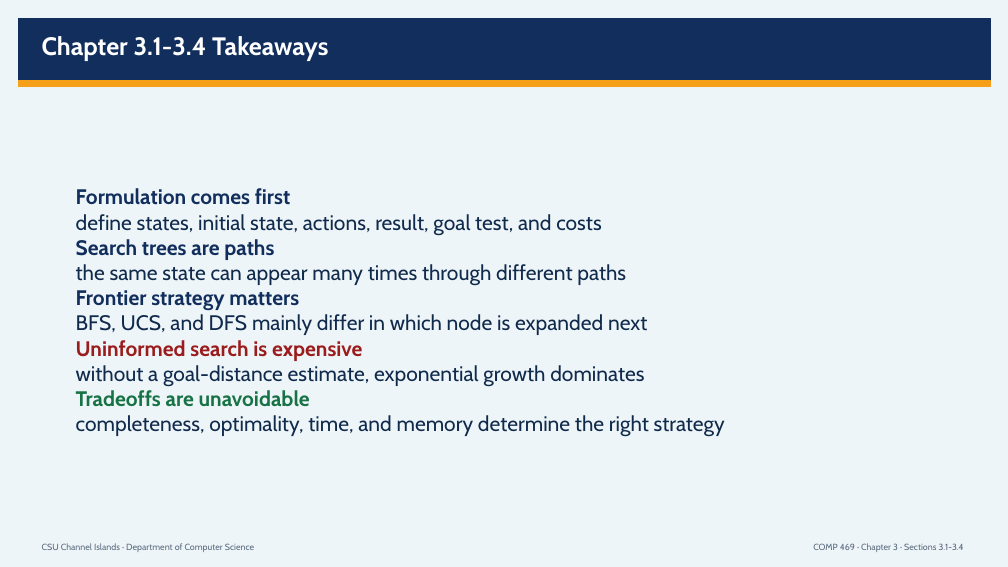
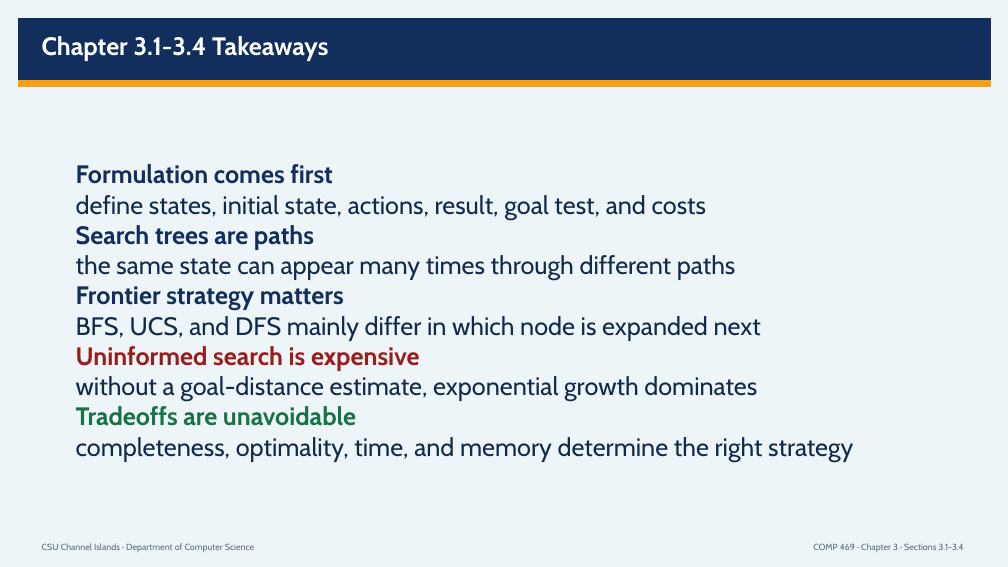
Before and after one commit to DrNatas/Comp_469, a slide deck: slide 72 of Fall 2026/L03 - Uniformed Search - 3.1 to 3.4/COMP469_Chapter3_3_1_to_3_4_CSUCI_Expanded.pptx (slide 71 before the commit). Drawn at 1008x567 pixels with LibreOffice and Linux fonts; fonts in the diff are those of the drawing. Boxes give left, top, right and bottom in pixels: in the first picture for what was removed or moved away, otherwise in the second. Text is boxed around its words. In the diff, an @@ line names an element or a change of style, - is before the commit and + after.

```diff
--- a/Fall 2026/L03 - Uniformed Search - 3.1 to 3.4/COMP469_Chapter3_3_1_to_3_4_CSUCI_Expanded.pptx
+++ b/Fall 2026/L03 - Uniformed Search - 3.1 to 3.4/COMP469_Chapter3_3_1_to_3_4_CSUCI_Expanded.pptx
@@ text "Formulation comes first" at (76,164,853,462): size 20 to 24 pt @@
```
Also in this commit, not shown: 2 other slides changed, 1 slide added, 14 other files.
